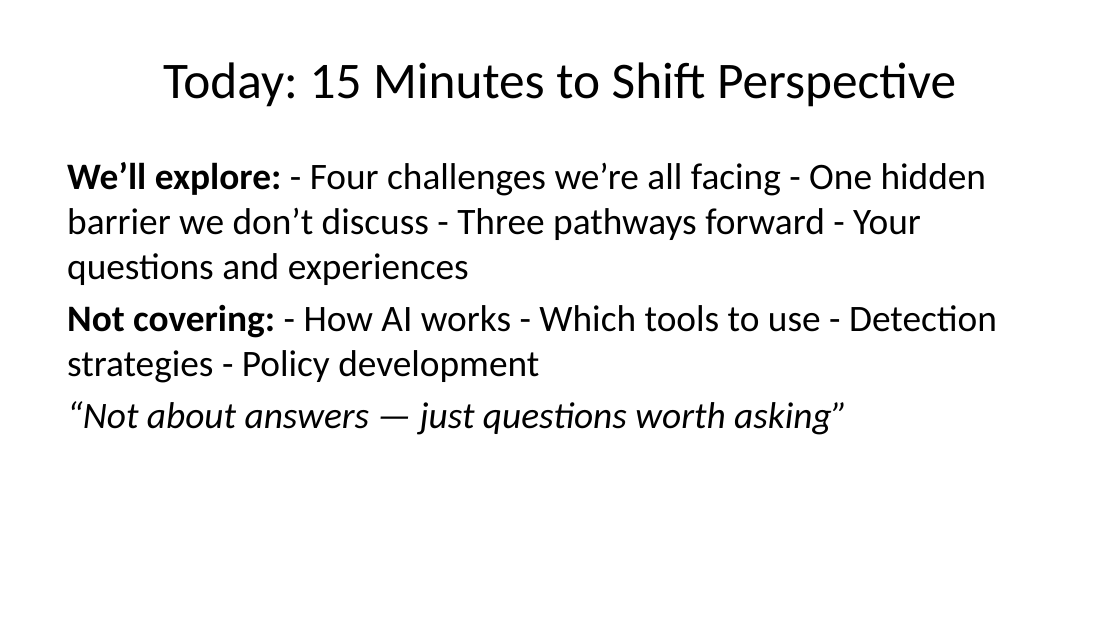
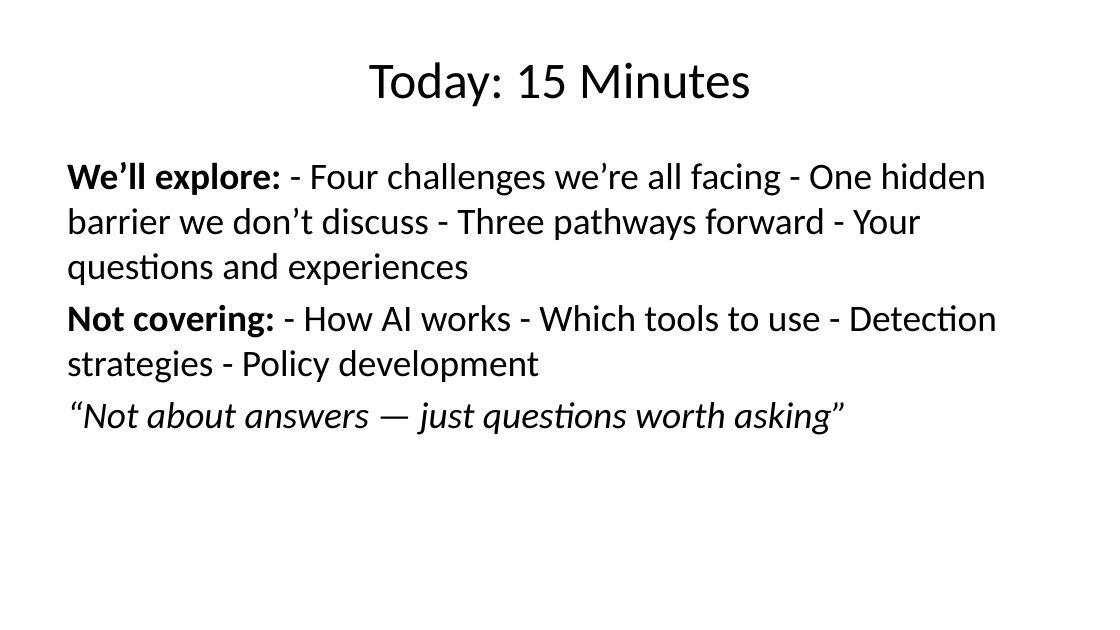
Before and after one commit to michael-borck/AI-in-the-Curriculum, a slide deck: slide 4 of cl-ai-in-the-curriculum.pptx. Drawn at 1120x630 pixels with LibreOffice and Linux fonts; fonts in the diff are those of the drawing. Boxes give left, top, right and bottom in pixels: in the first picture for what was removed or moved away, otherwise in the second. Text is boxed around its words. In the diff, an @@ line names an element or a change of style, - is before the commit and + after.

```diff
--- a/cl-ai-in-the-curriculum.pptx
+++ b/cl-ai-in-the-curriculum.pptx
@@ title at [369,62,751,107]: text changed @@
-Today: 15 Minutes to Shift Perspective
+Today: 15 Minutes
```
Also in this commit, not shown: 2 slides added, 1 slide removed, 4 other files.
